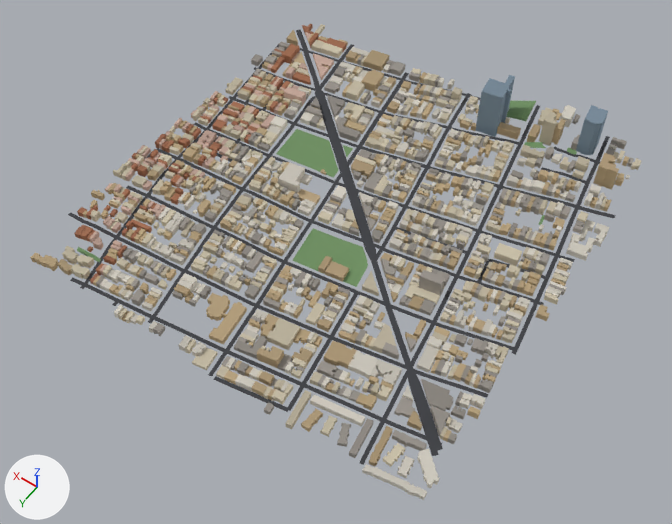
Two versions of the glTF model public/tiles/tile_12_9.glb, one commit apart.
Before and after are seen from a 50 mm lens placed at (2187.0, 2234.0, 1343.0), pointed at (2794.0, 1385.0, 8.0). The axes (+X, +Y, +Z) are drawn at lower left. The lights are the same throughout. The picture after the commit comes second. Where no turn or scale is listed for an object, it has been applied to the vertices.

Script lines for the objects in view, before the commit:
```python
me_bld_12_9 = bpy.data.meshes.new('bld_12_9')
me_bld_12_9.from_pydata(...)  # 25677 vertices, 35649 faces; spans x -417.0..417.0, y -419.0..419.0, z -83.0..83.0
me_bld_12_9.materials.append(mat_cityvc)
me_grn_12_9 = bpy.data.meshes.new('grn_12_9')
me_grn_12_9.from_pydata(...)  # 496 vertices, 859 faces; spans x -328.0..328.0, y -388.0..388.0, z -42.0..42.0
me_grn_12_9.materials.append(mat_cityvc)
me_road_12_9 = bpy.data.meshes.new('road_12_9')
me_road_12_9.from_pydata(...)  # 3020 vertices, 2806 faces; spans x -415.0..415.0, y -408.0..408.0, z -44.0..44.0
me_road_12_9.materials.append(mat_cityvc)
ob_bld_12_9 = bpy.data.objects.new('bld_12_9', me_bld_12_9)
ob_bld_12_9.location = (2830.0, 1288.0, 86.0)
ob_grn_12_9 = bpy.data.objects.new('grn_12_9', me_grn_12_9)
ob_grn_12_9.location = (2848.0, 1264.0, 52.0)
ob_road_12_9 = bpy.data.objects.new('road_12_9', me_road_12_9)
ob_road_12_9.location = (2830.0, 1294.0, 49.0)
```
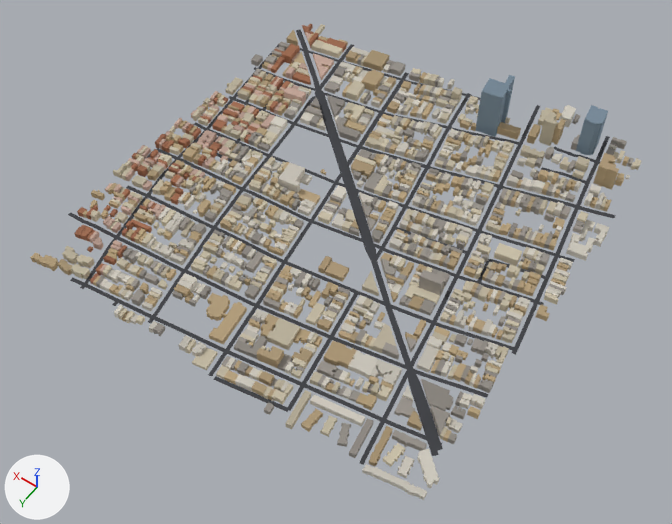
Location of each change, (x1, y1, x2, y2) in pixels of the pictures (672 x 524 px):
'grn_12_9', deleted: before (77, 101, 577, 287)

Diff of the bpy script that builds the scene:
```diff
--- a/public/tiles/tile_12_9.glb.py
+++ b/public/tiles/tile_12_9.glb.py
@@ ob_grn_12_9 @@
-ob_grn_12_9 = bpy.data.objects.new('grn_12_9', me_grn_12_9)
-ob_grn_12_9.location = (2848.0, 1264.0, 52.0)
```
